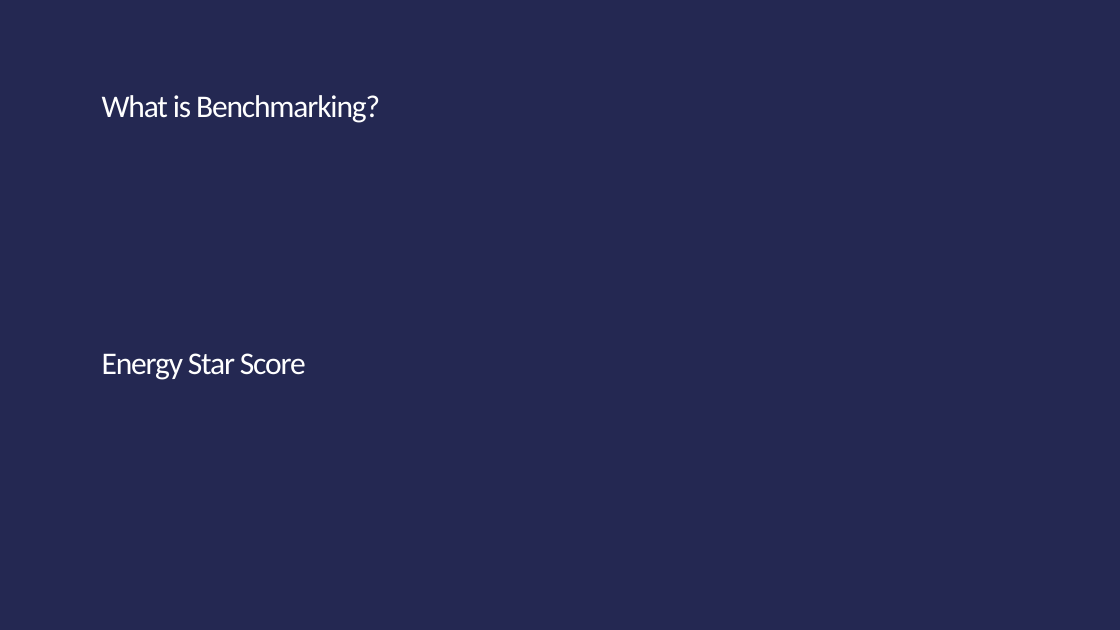
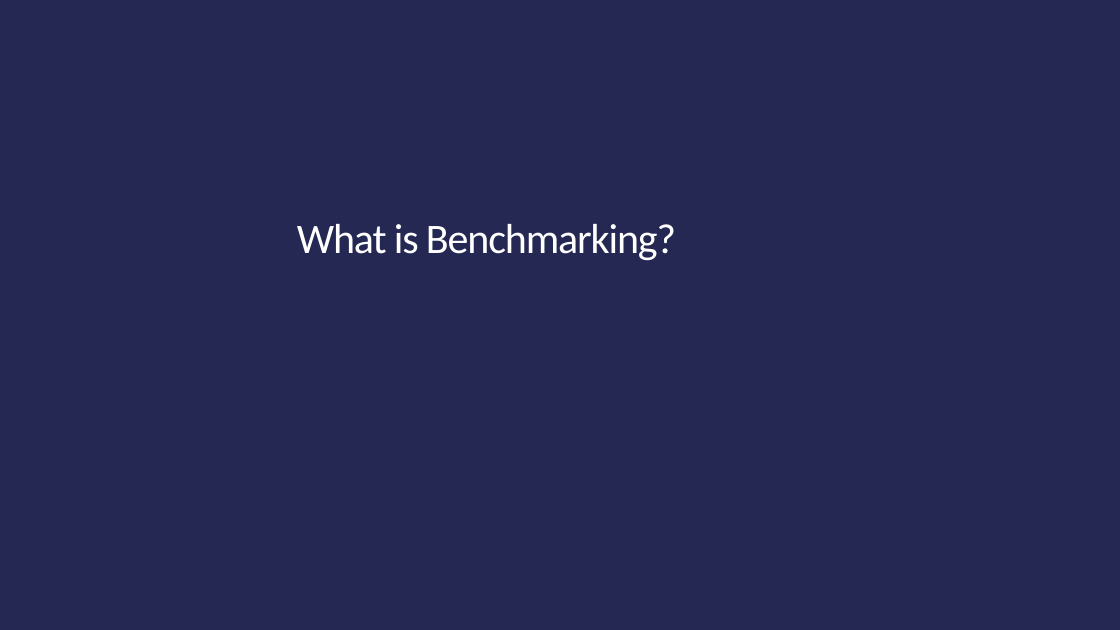
Before and after one commit to Alissa-Ouspen/data110_alissa, a slide deck: slide 3 of project1/Proj1_Present_Energy_Ouspenskaia.pptx. Drawn at 1120x630 pixels with LibreOffice and Linux fonts; fonts in the diff are those of the drawing. Boxes give left, top, right and bottom in pixels: in the first picture for what was removed or moved away, otherwise in the second. Text is boxed around its words. In the diff, an @@ line names an element or a change of style, - is before the commit and + after.

```diff
--- a/project1/Proj1_Present_Energy_Ouspenskaia.pptx
+++ b/project1/Proj1_Present_Energy_Ouspenskaia.pptx
@@ title at box(297, 224, 676, 261): text changed; size 27 to 36 pt @@
-What is Benchmarking?
-Energy Star Score
+What is Benchmarking?
```
Also in this commit, not shown: 1 other slide changed, 9 slides added, 10 other files.
